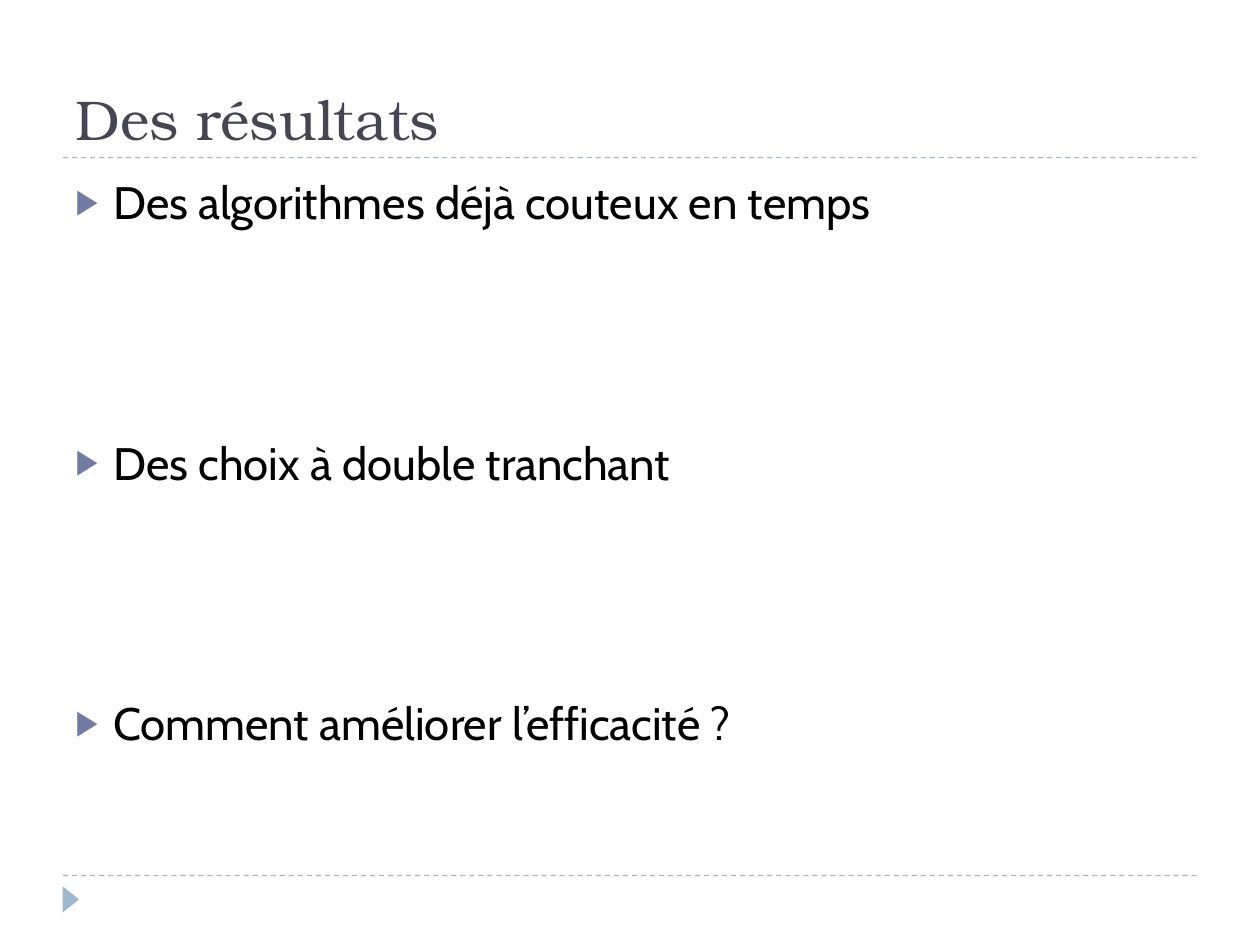
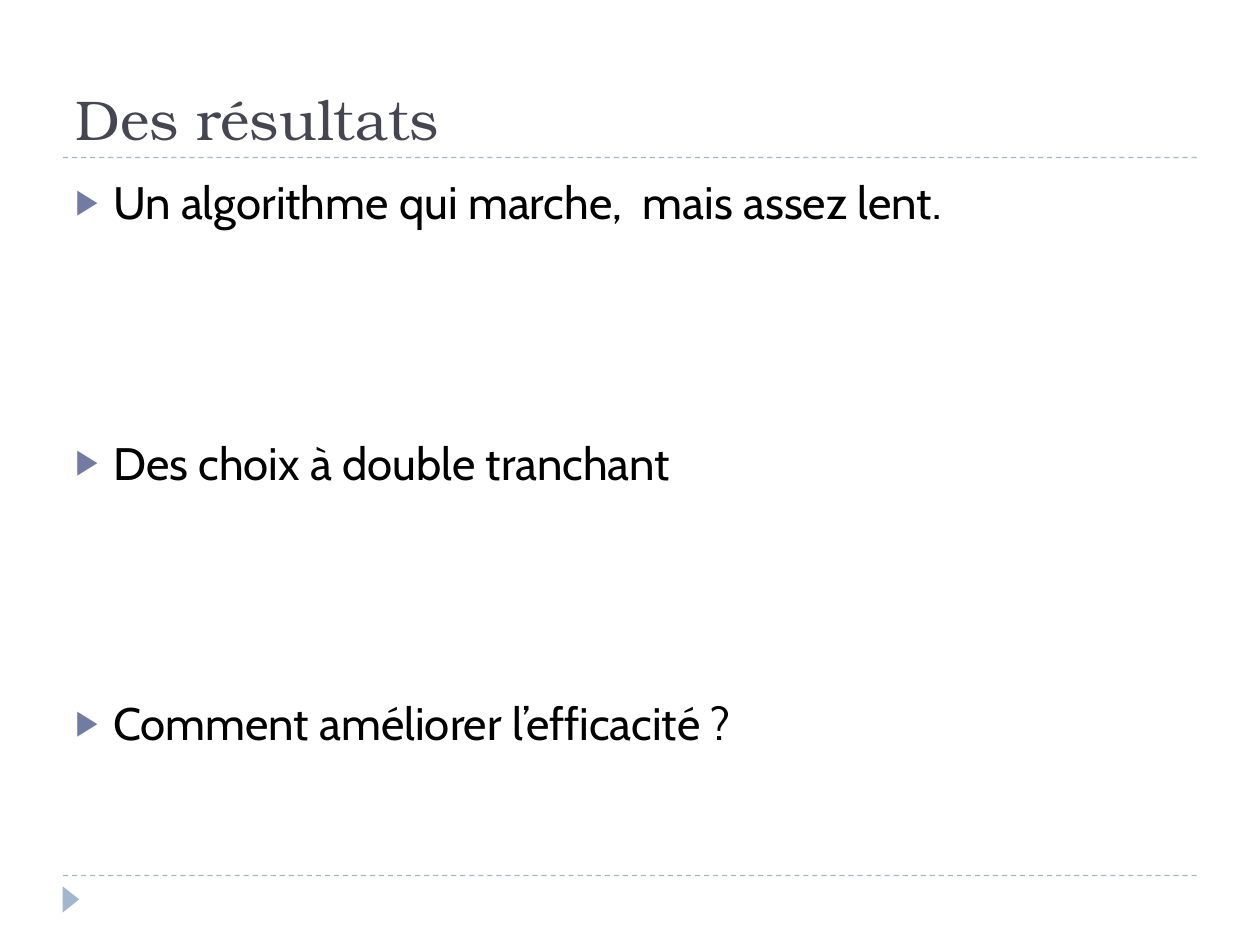
Before and after one commit to Involture/fuuusion, a slide deck: slide 10 of livrables/Oral/Presentation_Tim.pptx (slide 9 before the commit). Drawn at 1260x945 pixels with LibreOffice and Linux fonts; fonts in the diff are those of the drawing. Boxes give left, top, right and bottom in pixels: in the first picture for what was removed or moved away, otherwise in the second. Text is boxed around its words. In the diff, an @@ line names an element or a change of style, - is before the commit and + after.

```diff
--- a/livrables/Oral/Presentation_Tim.pptx
+++ b/livrables/Oral/Presentation_Tim.pptx
@@ text at [113,185,942,230]: text changed @@
-▶ Des algorithmes déjà couteux en temps
+▶ Un algorithme qui marche, mais assez lent.
```
Also in this commit, not shown: 2 other slides changed, 1 slide added, 47 other files.
